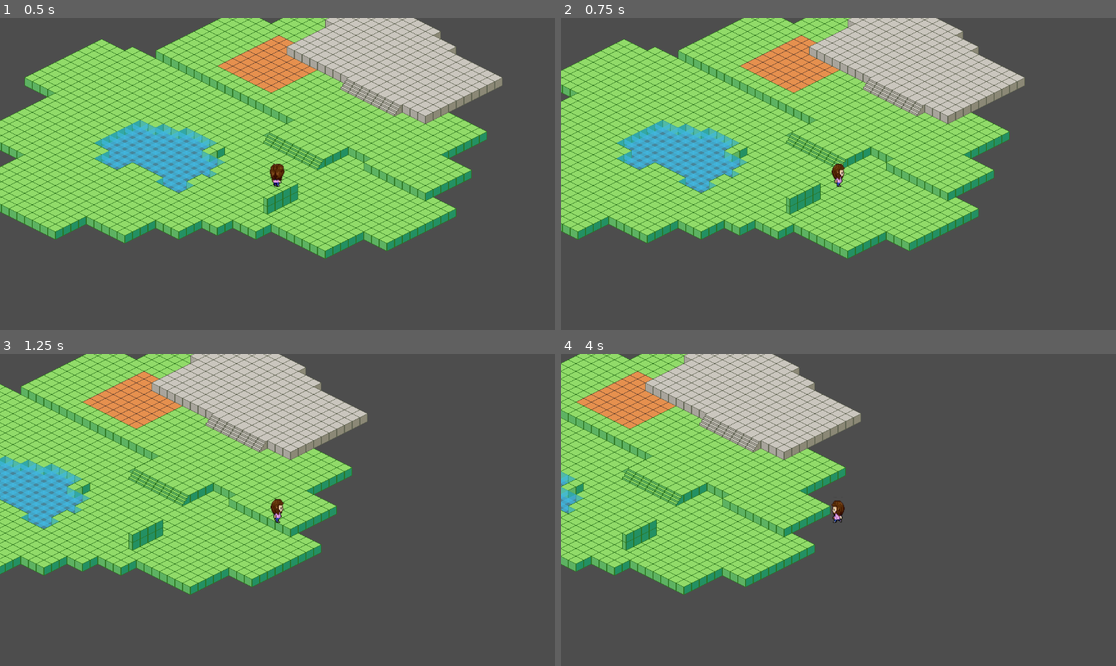
Above: before the commit, frames 1-4 (two rows, left to right).
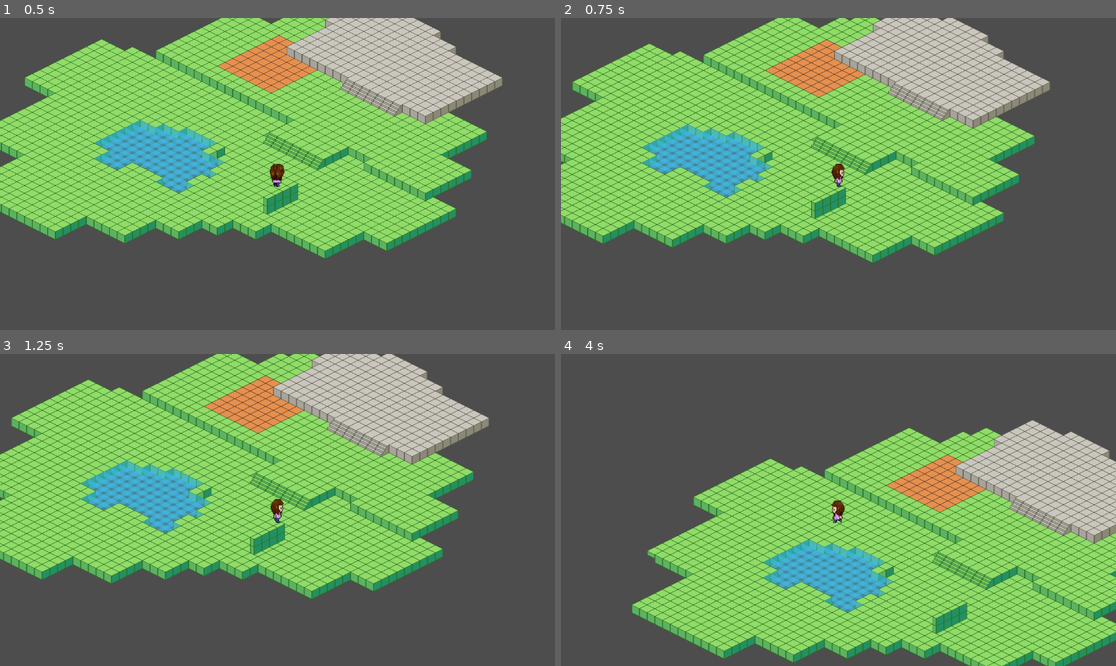
Above: after the commit, the same moments.

Repository: felixgao-0/juiceGame
Game: Godot game, scene res://main.tscn
Two runs of this game, one before a commit and one after it. Both use one fixed random seed, a clock stepped at 60 frames per second and the inputs below.
Inputs:
- Up to frame 1 (0.5 s): no input
- Up to frame 2 (0.75 s): tap Enter at 0.5 s; hold D (move_right) from 0.53 s (still down)
- Up to frame 3 (1.25 s): keep holding D (move_right)
- Up to frame 4 (4 s): release D (move_right) at 1.28 s; hold S (move_down) 1.28-2.03 s; hold D (move_right) 2.03-2.78 s; hold W (move_up) 2.78-3.53 s; hold A (move_left) from 3.53 s (still down)

Frame 1 is identical in both runs. In frame 2, 30% of the frame differs, in the area x 0-89%, y 0-79%; in frame 3, 45%; in frame 4, 73%, in the area x 0-100%, y 0-100%.

Commit message:
feat: fix collisions, realized i was using the wrong method the entire time....

Diff:
--- a/assets/main_char/player.gd
+++ b/assets/main_char/player.gd
@@ -27,7 +27,8 @@
 		$AnimatedSprite2D.stop()
 		$AnimatedSprite2D.frame = 0
 
-	position += velocity * delta
+	#position += velocity * delta
+	move_and_slide()
 	#position = position.clamp(Vector2.ZERO, screen_size)
 
 	if Input.is_action_pressed("move_left"):
